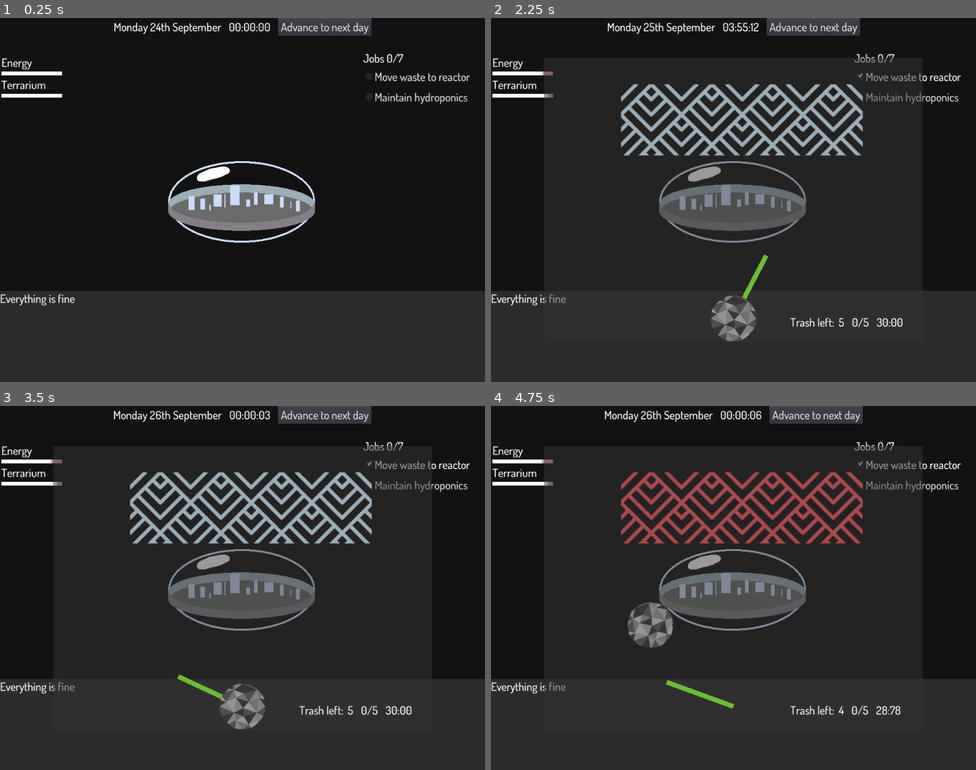
Above: before the commit, frames 1-4 (two rows, left to right).
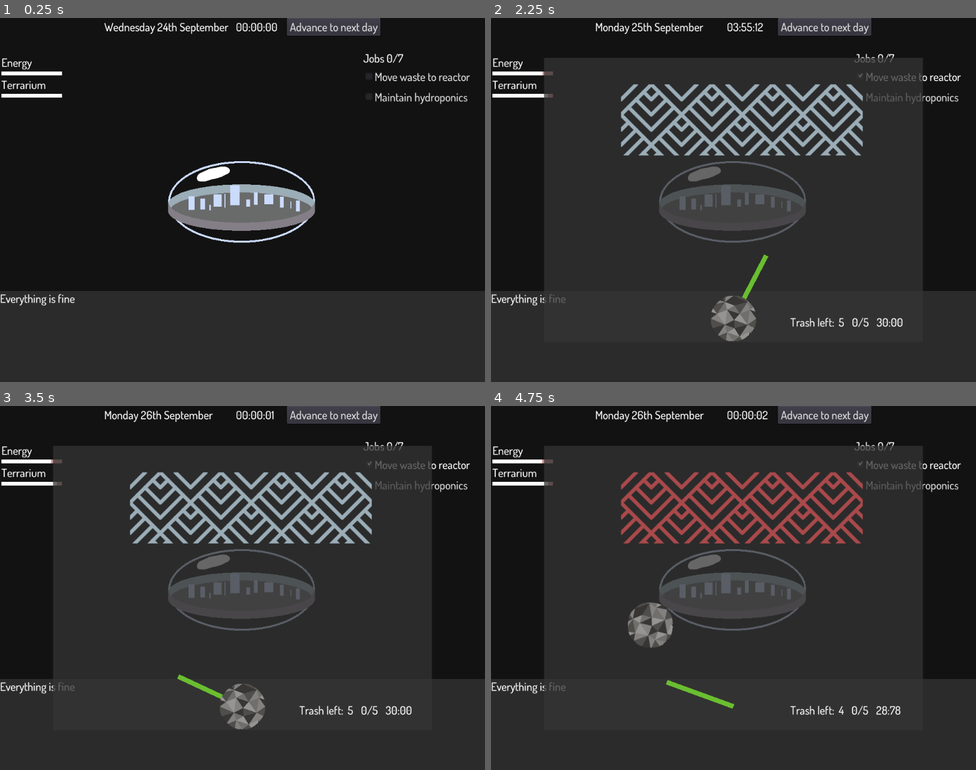
Above: after the commit, the same moments.

Repository: broquaint/eggjam20
Game: Godot game, scene res://Root.tscn
The game is run twice, just before and just after one commit, with the same random seed, the same clock (stepped at 60 frames per second) and the same inputs.
Inputs:
- Up to frame 1 (0.25 s): no input
- Up to frame 2 (2.25 s): click "Advance to next day" at 0.5 s; click "Advance to next day" at 1.25 s; click "Move waste to reactor" at 2 s
- Up to frame 3 (3.5 s): click "Maintain hydroponics" at 2.75 s
- Up to frame 4 (4.75 s): tap Enter (ui_accept) at 3.5, 3.77, 4.07, 4.52 s; hold Right (move_right) 3.53-4.28 s; hold Down (move_down) from 4.28 s (still down)

The runs differ from the first frame. In frame 1, 0.9% of the frame differs, in the area x 21-79%, y 0-5%; in frame 2, 2.7%, in the area x 10-90%, y 0-79%; in frame 3, 2.6%; in frame 4, 2.6%.

Commit message:
Fix passage of time
I think the yield() would muddle things up when the timer was stopped
then restarted. Just using regular signals DTRT.

Diff:
--- a/Root.tscn
+++ b/Root.tscn
@@ -30,32 +30,34 @@
 script = ExtResource( 4 )
 
 [node name="Date" type="Label" parent="UI/Status"]
-margin_left = 240.0
+margin_left = 220.0
 margin_top = 3.0
-margin_right = 467.0
+margin_right = 482.0
 margin_bottom = 34.0
-text = "Monday 24th September"
+rect_min_size = Vector2( 262, 0 )
+text = "Wednesday 24th September"
 
 [node name="VSeparator" type="VSeparator" parent="UI/Status"]
-margin_left = 471.0
-margin_right = 479.0
+margin_left = 486.0
+margin_right = 494.0
 margin_bottom = 37.0
 
 [node name="Time" type="Label" parent="UI/Status"]
-margin_left = 483.0
+margin_left = 498.0
 margin_top = 3.0
-margin_right = 571.0
+margin_right = 590.0
 margin_bottom = 34.0
+rect_min_size = Vector2( 92, 0 )
 text = "00:00:00"
 
 [node name="VSeparator2" type="VSeparator" parent="UI/Status"]
-margin_left = 575.0
-margin_right = 583.0
+margin_left = 594.0
+margin_right = 602.0
 margin_bottom = 37.0
 
 [node name="Advance" type="Button" parent="UI/Status"]
-margin_left = 587.0
-margin_right = 784.0
+margin_left = 606.0
+margin_right = 803.0
 margin_bottom = 37.0
 text = "Advance to next day"
 
--- a/scenes/FeedReactor.tscn
+++ b/scenes/FeedReactor.tscn
@@ -102,7 +102,7 @@
 [node name="ColorRect" type="ColorRect" parent="."]
 margin_right = 800.0
 margin_bottom = 600.0
-color = Color( 0.203922, 0.203922, 0.203922, 0.501961 )
+color = Color( 0.203922, 0.203922, 0.203922, 0.752941 )
 
 [node name="Trajectory" type="Line2D" parent="."]
 position = Vector2( 400, 550 )
--- a/scripts/Game.gd
+++ b/scripts/Game.gd
@@ -15,6 +15,7 @@
 	connect("clock_tick", Habitat, "update_measures")
 	Habitat.connect("measures_updated", $UI/Measures, "change_update_measures")
 	$UI/Status/Advance.connect("pressed", self, "advance_day")
+	$PassageOfTime.connect('timeout', self, 'tick')
 
 	for stub in $UI/JobList/Jobs.get_children():
 		$UI/JobList/Jobs.remove_child(stub)
@@ -24,12 +25,8 @@
 		jb.text = job.description
 		jb.connect('job_started', Habitat, 'job_begun')
 		$UI/JobList/Jobs.add_child(jb)
-	move_passage_of_time()
 
-func move_passage_of_time():
 	$PassageOfTime.start()
-	yield($PassageOfTime, "timeout")
-	tick()
 
 func roll_over_clock():
 	clock_time = 0
@@ -41,7 +38,7 @@
 	if clock_time == (60*60*24):
 		roll_over_clock()
 	emit_signal("clock_tick", clock_time, 1)
-	move_passage_of_time()
+	$PassageOfTime.start()
 
 func advance_day():
 	$PassageOfTime.stop()
@@ -54,4 +51,4 @@
 	roll_over_clock()
 
 	emit_signal("clock_tick", clock_time, 1)
-	move_passage_of_time()
+	$PassageOfTime.start()
